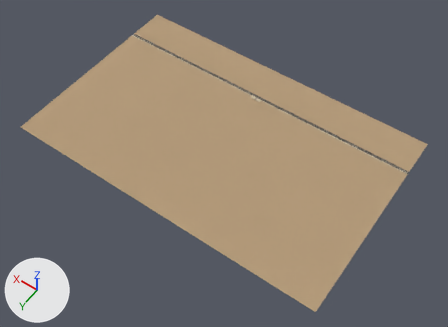
What one commit did to the Blender file assets/roadside_stores/sheikh_mohammed_bin_rashid_boulevard_5/03_lune_and_laurel/lune_and_laurel.blend.
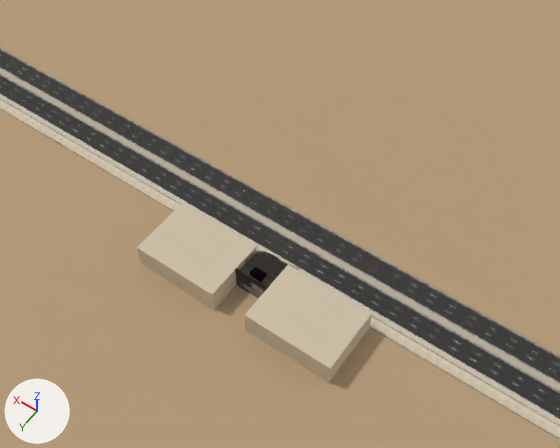
Old and new are each drawn whole from a 50 mm lens placed at (-2066.0, 3408.0, 4116.0), pointed at (-129.0, 697.0, -145.0) and again close up from a 50 mm lens placed at (-111.0, 151.0, 272.0), pointed at (3.0, -9.0, 20.0). The lights are fixed; the arrows at lower left show +X, +Y and +Z. The older version's two pictures come first.

In view in the first close-up: 'B03_LOD0_BUILDING_EXTERIOR_Roof', 'PV_Street' and 3 more.
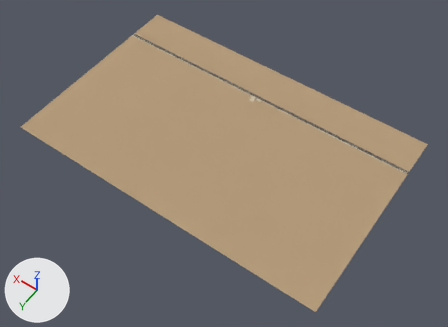
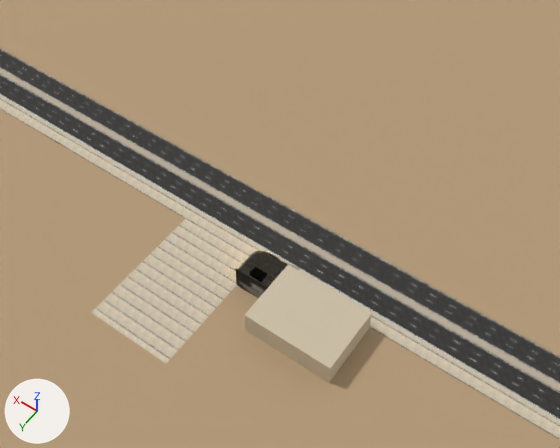
Boxes (x1, y1, x2, y2) around the edits, measured in the close-ups (560 x 448 px):
part 1 of me_pv_street, deleted (beige): before (137, 203, 256, 310)
part 2 of me_pv_street, added (beige): after (91, 219, 249, 363)

The change, as a list of edits to the scene's bpy script:
```text
Change me_pv_street:
    used by ob_pv_street; location = (0.0, 0.0, 0.0)
    verts and faces of me_pv_street; kept vertices keep their numbers, new ones are numbered from 5512
    remove me_pv_street.from_pydata(...)  # 5512 vertices, 1394 faces; spans x -1530.0..1524.0, y -400.0..1500.0, z 0.0..12.0
    add me_pv_street.from_pydata(...)  # 5508 vertices, 1389 faces; spans x -1530.0..1524.0, y -400.0..1500.0, z 0.0..12.0
    me_pv_street part 1: the loose piece of 8 vertices spanning x 8.0..48.0, y 1.0..30.0, z 0.0..12.0 is deleted
    me_pv_street part 2
    add verts[5512] = (8.0, 0.0, 0.0)
    add verts[5513] = (48.0, 0.0, 0.0)  # pixel (185, 218)
    add verts[5514] = (48.0, 60.0, 0.0)  # pixel (91, 312)
    add verts[5515] = (8.0, 60.0, 0.0)  # pixel (165, 363)
    add faces += [(5512, 5513, 5514, 5515)]  # mat_bv_paving
```
